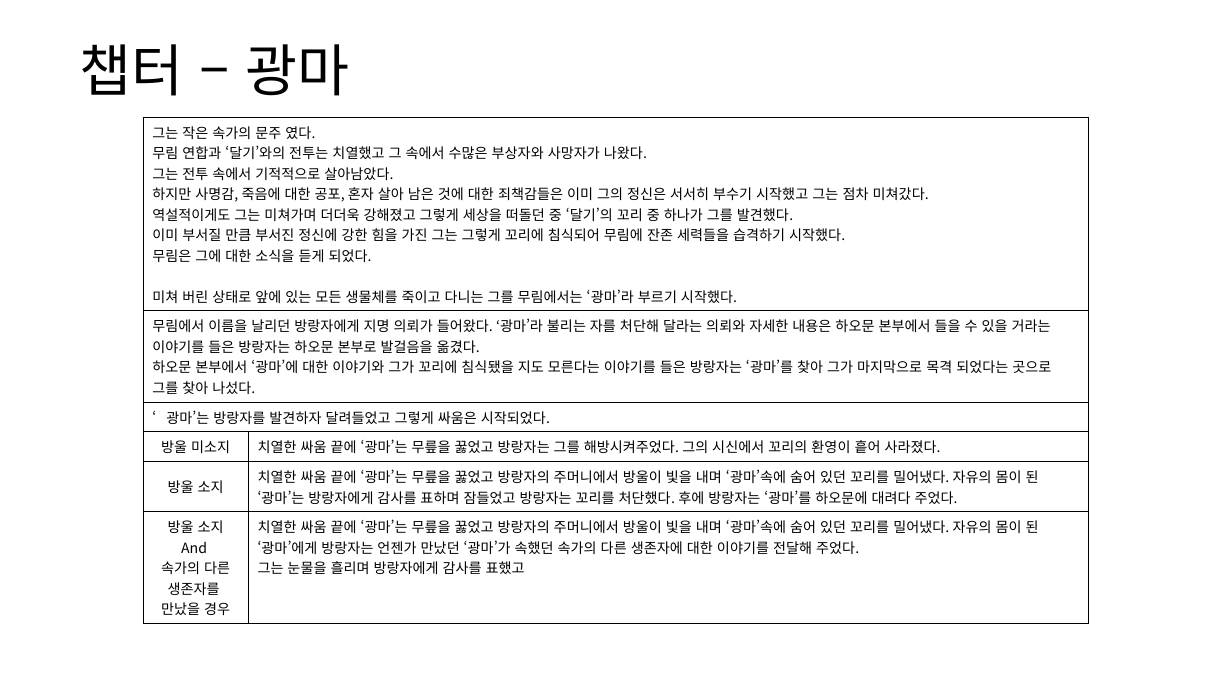
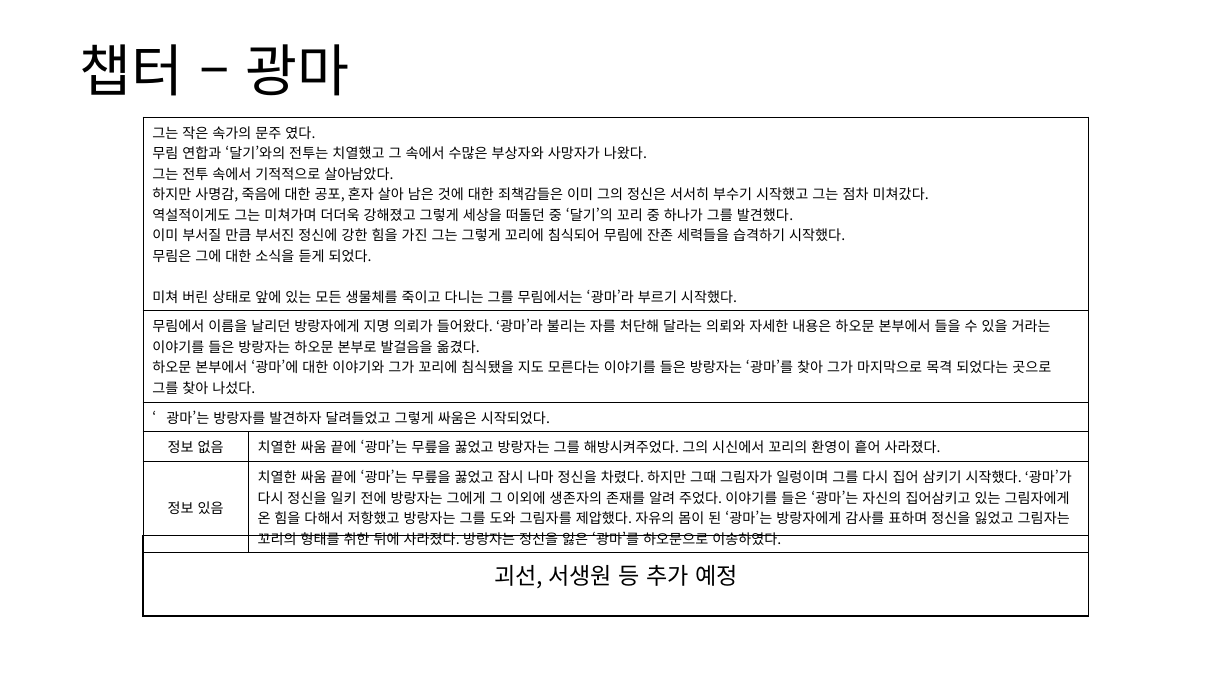
Before and after one commit to yjk0401/unityenginebasic_9th, a slide deck: slide 10 of 기획/퀘스트(메인) 기획서.pptx. Drawn at 1232x693 pixels with LibreOffice and Linux fonts; fonts in the diff are those of the drawing. Boxes give left, top, right and bottom in pixels: in the first picture for what was removed or moved away, otherwise in the second. Text is boxed around its words. In the diff, an @@ line names an element or a change of style, - is before the commit and + after.

```diff
--- a/기획/퀘스트(메인) 기획서.pptx
+++ b/기획/퀘스트(메인) 기획서.pptx
@@ table at (143,117,1090,549) @@
-row 4: 방울 미소지 | 치열한 싸움 끝에 ‘광마’는 무릎을 꿇었고 방랑자는 그를 해방시켜주었다. 그의 시신에서 꼬리의 환영이 흩어 사라졌다.
-row 5: 방울 소지 | 치열한 싸움 끝에 ‘광마’는 무릎을 꿇었고 방랑자의 주머니에서 방울이 빛을 내며 ‘광마’속에 숨어 있던 꼬리를 밀어냈다. 자유의 몸이 된 ‘광마’는 방랑자에게 감사를 표하며 잠들었고 방랑자는 꼬리를 처단했다. 후에 방랑자는 ‘광마’를 하오문에 대려다 주었다.
-row 6: 방울 소지 / And / 속가의 다른 생존자를 / 만났을 경우 | 치열한 싸움 끝에 ‘광마’는 무릎을 꿇었고 방랑자의 주머니에서 방울이 빛을 내며 ‘광마’속에 숨어 있던 꼬리를 밀어냈다. 자유의 몸이 된 ‘광마’에게 방랑자는 언젠가 만났던 ‘광마’가 속했던 속가의 다른 생존자에 대한 이야기를 전달해 주었다. / 그는 눈물을 흘리며 방랑자에게 감사를 표했고
+row 4: 정보 없음 | 치열한 싸움 끝에 ‘광마’는 무릎을 꿇었고 방랑자는 그를 해방시켜주었다. 그의 시신에서 꼬리의 환영이 흩어 사라졌다.
+row 5: 정보 있음 | 치열한 싸움 끝에 ‘광마’는 무릎을 꿇었고 잠시 나마 정신을 차렸다. 하지만 그때 그림자가 일렁이며 그를 다시 집어 삼키기 시작했다. ‘광마’가 다시 정신을 일키 전에 방랑자는 그에게 그 이외에 생존자의 존재를 알려 주었다. 이야기를 들은 ‘광마’는 자신의 집어삼키고 있는 그림자에게 온 힘을 다해서 저항했고 방랑자는 그를 도와 그림자를 제압했다. 자유의 몸이 된 ‘광마’는 방랑자에게 감사를 표하며 정신을 잃었고 그림자는 꼬리의 형태를 취한 뒤에 사라졌다. 방랑자는 정신을 잃은 ‘광마’를 하오문으로 이송하였다.
@@ rectangle added at (143,535,1090,616), outline #000000 1 pt, 18 pt, text #000000 @@
+괴선, 서생원 등 추가 예정
```
Also in this commit, not shown: 15 other slides changed, 3 slides removed, 3 other files.
